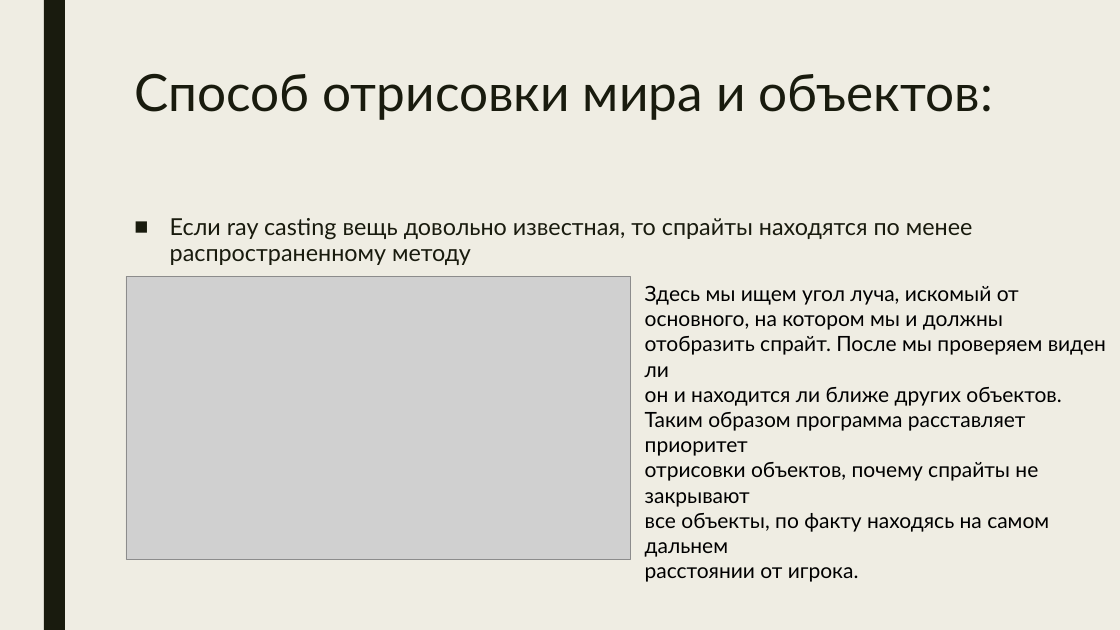
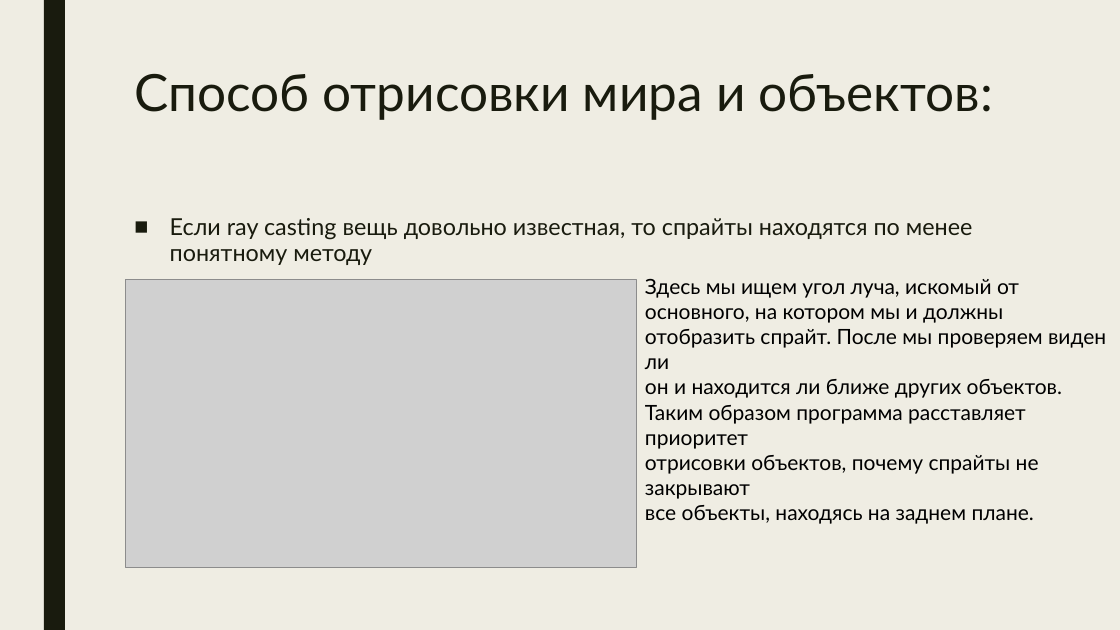
Before and after one commit to What-is-love-bdnhm/game_project, a slide deck: slide 10 of docs/project.pptx (slide 4 before the commit). Drawn at 1120x630 pixels with LibreOffice and Linux fonts; fonts in the diff are those of the drawing; grey boxes stand for pictures. Boxes give left, top, right and bottom in pixels: in the first picture for what was removed or moved away, otherwise in the second. Text is boxed around its words. In the diff, an @@ line names an element or a change of style, - is before the commit and + after.

```diff
--- a/docs/project.pptx
+++ b/docs/project.pptx
@@ text at box(170, 218, 973, 265): text changed @@
-■ Если ray casting вещь довольно известная, то спрайты находятся по менее распространенному методу
+■ Если ray casting вещь довольно известная, то спрайты находятся по менее понятному методу
@@ text "Здесь мы ищем угол луча, ...": place and size @@
-text "Здесь мы ищем угол луча, ..." at box(645, 286, 1106, 582)
+text "Здесь мы ищем угол луча, ..." at box(645, 279, 1106, 524)
@@ picture: place and size @@
-picture at box(126, 276, 631, 560)
+picture at box(126, 280, 637, 567)
@@ text at box(645, 455, 1039, 524): text changed @@
-отрисовки объектов, почему спрайты не закрывают
-все объекты, по факту находясь на самом дальнем
-расстоянии от игрока.
+отрисовки объектов, почему спрайты не закрывают
+все объекты, находясь на заднем плане.
```
Also in this commit, not shown: 3 other slides changed, 6 slides added, 59 other files.
